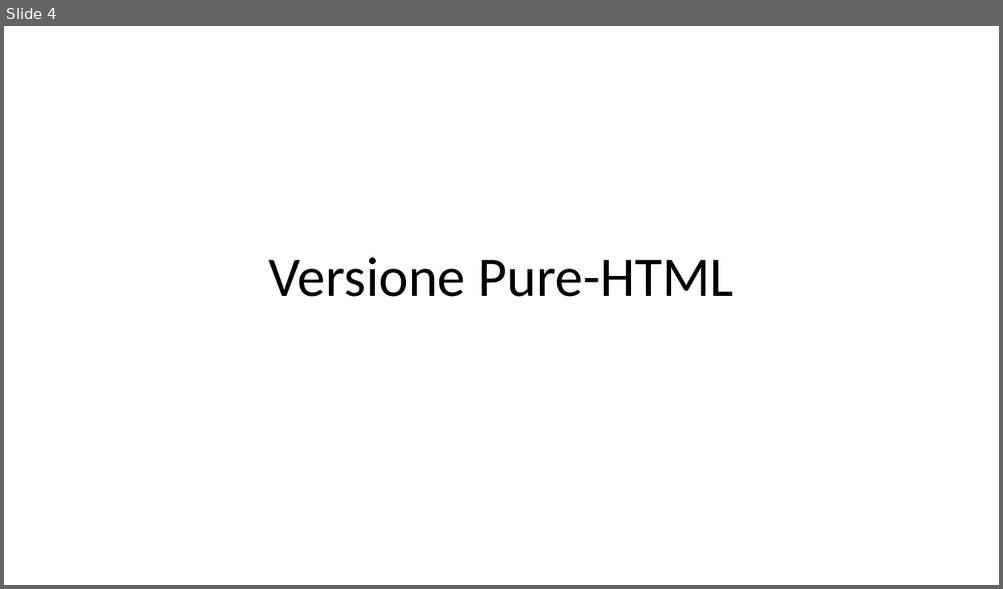
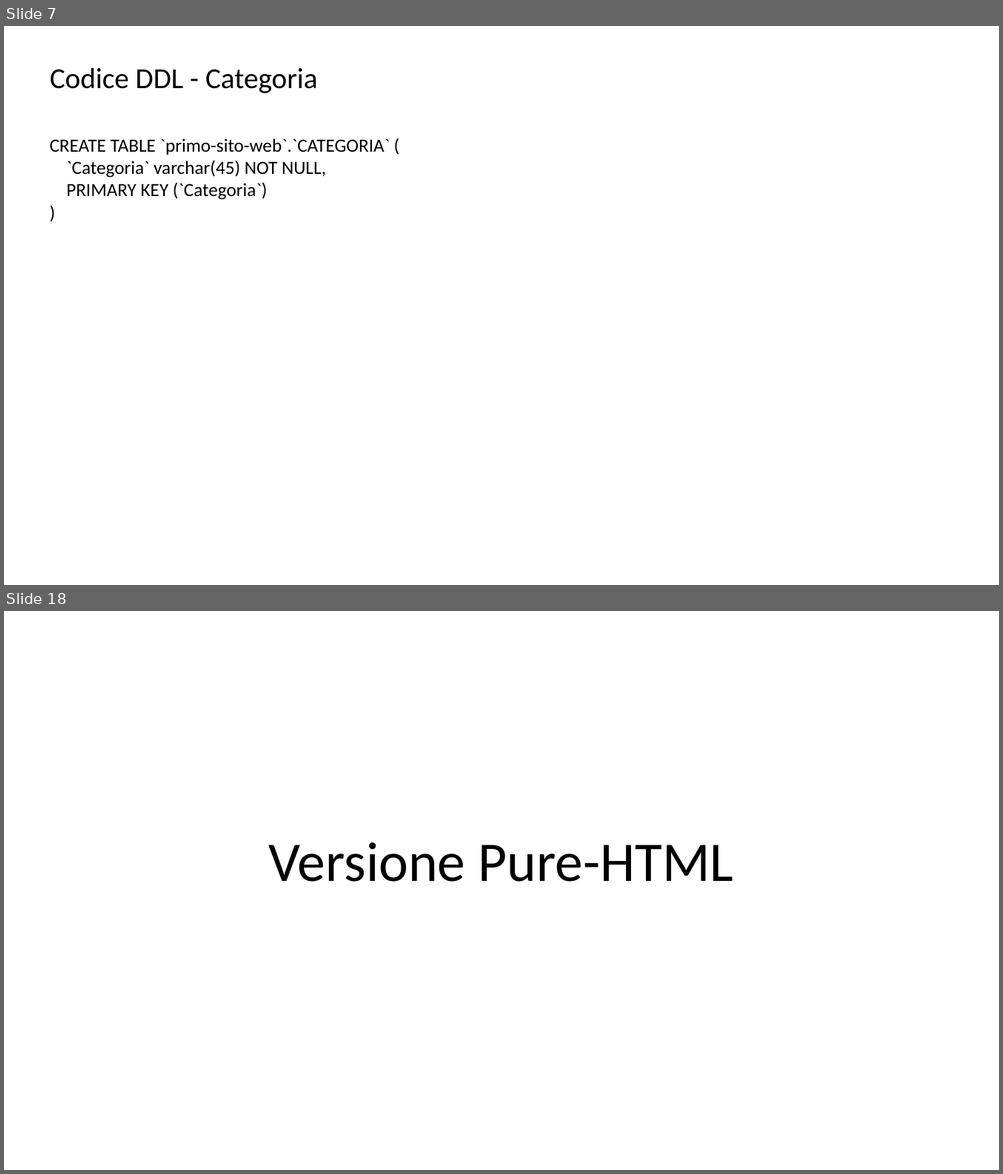
Before and after one commit to peetceenatoo/primo-sito-web, a slide deck: Progetto TIW 2023.pptx. Shown one above the other, each under a label of ours: slide 4 before the commit, slides 7 and 18 after it; the slides between them are not shown. The pictures are 1003x589 and 1003x1174 pixels, drawn with LibreOffice and Linux fonts; fonts in the diff are those of the drawing. Boxes give left, top, right and bottom in pixels: in the first picture for what was removed or moved away, otherwise in the second. Text is boxed around its words. In the diff, an @@ line names an element or a change of style, - is before the commit and + after.

```diff
--- a/Progetto TIW 2023.pptx
+++ b/Progetto TIW 2023.pptx
@@ slide 7 added at box(4, 26, 999, 585), background #FFFFFF @@
@@ title added at box(50, 67, 318, 93), 28 pt, text #000000 @@
+Codice DDL - Categoria
@@ text added at box(50, 138, 390, 200), 18 pt, text #000000 @@
+CREATE TABLE `primo-sito-web`.`CATEGORIA` (
+`Categoria` varchar(45) NOT NULL,
+PRIMARY KEY (`Categoria`)
+)
@@ what was slide 4 is now slide 18 @@
```
Also in this commit, not shown: 1 slide changed, 33 other slides added.
